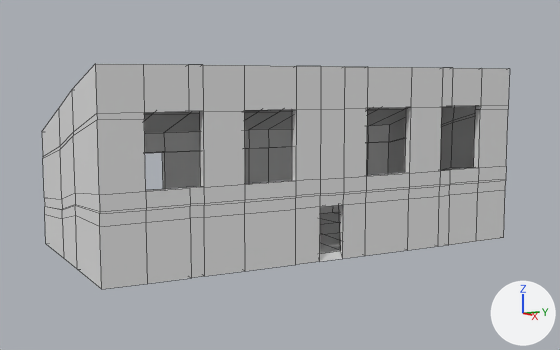
The Blender file Ressources/Rathaus.blend, before and after one commit.
The view is the same before and after, from a 50 mm lens placed at (24.5, -16.5, 6.4), pointed at (-2.5, -1.7, 2.8). Arrows for +X, +Y and +Z are at lower right; the lights stay in place. Mesh edges are drawn as thin lines.

Objects in the first picture: 'Rathaus'.
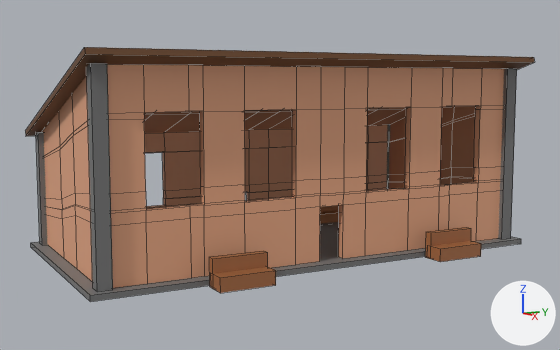
Location of each change, [x1, y1, x2, y2] in pixels of the pictures (560 x 350 px):
'Rathaus', reshaped
    before: [42, 64, 509, 289]
    after: [43, 65, 504, 288]
'Roof', added (brown)
    after: [26, 47, 534, 136]
'Basement', added
    after: [31, 222, 521, 302]
'Stelze links vorne', added
    after: [86, 63, 113, 292]
'Bank5', added (brown)
    after: [209, 251, 276, 293]
'Stelze rechts vorne', added
    after: [498, 68, 517, 239]
'Bank4', added (brown)
    after: [426, 227, 481, 262]
'Stelze links hinten', added
    after: [36, 132, 48, 245]
'Bank2', added
    after: [320, 205, 339, 223]
part 1 of me_cube, deleted
    before: [146, 168, 479, 261]
part 2 of me_cube, recoloured (grey to brown)
    both: [43, 65, 504, 288]

Patch to the scene script:
```diff
--- a/Ressources/Rathaus.blend.py
+++ b/Ressources/Rathaus.blend.py
@@ mat_wood_light @@
+mat_wood_light = principled_material('wood light')
+mat_wood_light.base_color = (0.8, 0.389, 0.226)  # beige #e7a883
@@ me_cube @@
-me_cube.from_pydata(...)  # 290 vertices, 269 faces; spans x -7.0..1.0, y -10.0..7.0, z -1.0..6.0
+me_cube.from_pydata(...)  # 260 vertices, 214 faces; spans x -7.0..1.0, y -10.0..7.0, z -1.0..6.0
+# me_cube part 1
+# 30 vertices are removed from x -7.0..1.0, y -8.5..5.5, z -1.0..2.0
+# 55 faces are deleted
+# me_cube part 2: 214 faces spanning x -7.0..1.0, y -10.0..7.0, z -1.0..6.0 switch from mat_material (white #e7e7e7) to mat_wood_light (beige #e7a883)
@@ me_plane_003 @@
+me_plane_003.from_pydata([(-7.6, -10.5, 4.5), (1.8, -10.5, 7.4), (-7.6, 7.5, 4.5), (1.8, 7.5, 7.4), (-7.5, -10.5, 4.3), (1.8, -10.5, 7.2), (-7.5, 7.5, 4.3), (1.8, 7.5, 7.2)], [], [(0, 1, 3, 2), (4, 6, 7, 5), (0, 2, 6, 4), (1, 0, 4, 5), (3, 1, 5, 7), (2, 3, 7, 6)])
+for i in [*range(1, 6)]: me_plane_003.polygons[i].material_index = 1
+me_plane_003.materials.append(mat_roof)  # red #e74a2b
+me_plane_003.materials.append(mat_wood_dark)  # brown #6b4525
@@ me_cube_005 @@
+me_cube_005.from_pydata([(-1.0, -1.0, -1.0), (-1.0, -1.0, 1.0), (-1.0, 1.0, -1.0), (-1.0, 1.0, 1.0), (0.95, -1.0, -1.0), (1.0, -1.0, 1.0), (1.0, 1.0, -1.0), (1.0, 1.0, 1.0)], [], [(0, 1, 3, 2), (2, 3, 7, 6), (6, 7, 5, 4), (4, 5, 1, 0), (2, 6, 4, 0), (7, 3, 1, 5)])
+me_cube_005.materials.append(mat_stone)  # grey #787878
@@ me_cube_002 @@
+me_cube_002.from_pydata([(-1.0, -1.0, -1.0), (-1.0, -1.0, 1.0), (-1.0, 1.0, -1.0), (-1.0, 1.0, 1.0), (0.95, -1.0, -1.0), (1.0, -1.0, 1.0), (1.0, 1.0, -1.0), (1.0, 1.0, 1.0)], [], [(0, 1, 3, 2), (2, 3, 7, 6), (6, 7, 5, 4), (4, 5, 1, 0), (2, 6, 4, 0), (7, 3, 1, 5)])
+me_cube_002.materials.append(mat_stone)  # grey #787878
@@ ob_bank5 @@
+ob_bank5 = bpy.data.objects.new('Bank5', me_cube_012)  # a box spanning x -1.0..1.0, y -1.0..1.0, z -1.0..1.0; a box spanning x -0.25..4.75, y -1.0..1.0, z -1.0..0.0; in mat_wood_middle (brown #a56940)
+ob_bank5.location = (1.79, -5.61, 0.3)
+ob_bank5.scale = (0.15, 1.0, 0.5)
@@ ob_bank4 @@
+ob_bank4 = bpy.data.objects.new('Bank4', me_cube_012.copy())
+ob_bank4.location = (1.77, 3.36, 0.3)
+ob_bank4.scale = (0.15, 1.0, 0.5)
@@ ob_bank2 @@
+ob_bank2 = bpy.data.objects.new('Bank2', me_cube_012.copy())
+ob_bank2.location = (-6.24, 3.02, 0.43)
+ob_bank2.scale = (0.15, 1.0, 0.5)
@@ ob_roof @@
+ob_roof = bpy.data.objects.new('Roof', me_plane_003)
+ob_roof.location = (0.0, 0.0, 0.0)
@@ ob_stelze_links_hinten @@
+ob_stelze_links_hinten = bpy.data.objects.new('Stelze links hinten', me_cube_005)
+ob_stelze_links_hinten.parent = ob_rathaus
+ob_stelze_links_hinten.location = (-6.95, -9.95, 2.25)
+ob_stelze_links_hinten.scale = (0.25, 0.25, 2.25)
@@ ob_stelze_rechts_hinten @@
+ob_stelze_rechts_hinten = bpy.data.objects.new('Stelze rechts hinten', me_cube_005.copy())
+ob_stelze_rechts_hinten.parent = ob_rathaus
+ob_stelze_rechts_hinten.location = (-6.95, 6.95, 2.25)
+ob_stelze_rechts_hinten.scale = (0.25, 0.25, 2.25)
@@ ob_stelze_rechts_vorne @@
+ob_stelze_rechts_vorne = bpy.data.objects.new('Stelze rechts vorne', me_cube_005.copy())
+ob_stelze_rechts_vorne.parent = ob_rathaus
+ob_stelze_rechts_vorne.location = (0.95, 6.95, 3.5)
+ob_stelze_rechts_vorne.scale = (0.25, 0.25, 3.5)
@@ ob_stelze_links_vorne @@
+ob_stelze_links_vorne = bpy.data.objects.new('Stelze links vorne', me_cube_002)
+ob_stelze_links_vorne.parent = ob_rathaus
+ob_stelze_links_vorne.location = (0.95, -9.95, 3.5)
+ob_stelze_links_vorne.scale = (0.25, 0.25, 3.5)
@@ ob_basement @@
+ob_basement = bpy.data.objects.new('Basement', me_cube_001)  # a box spanning x -7.8..1.2, y -10.2..7.8, z 1.3..1.5; in mat_stone (grey #787878)
+ob_basement.parent = ob_rathaus
+ob_basement.location = (0.253, -0.347, -1.479)
```
